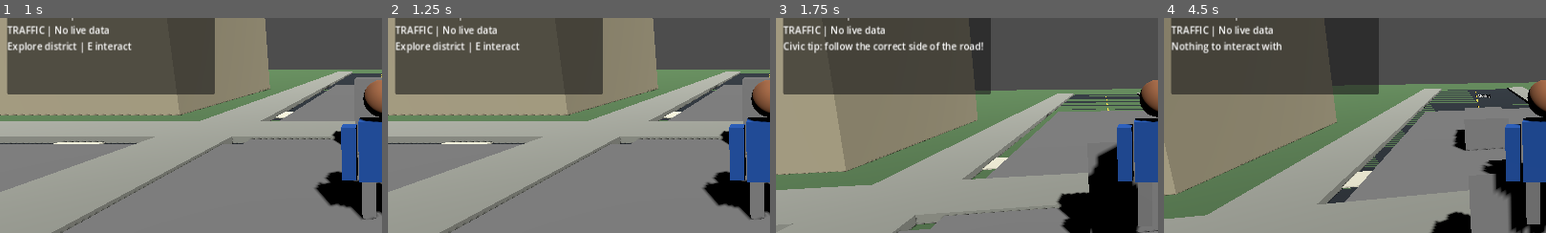
Above: before the commit, frames 1-4 (left to right).
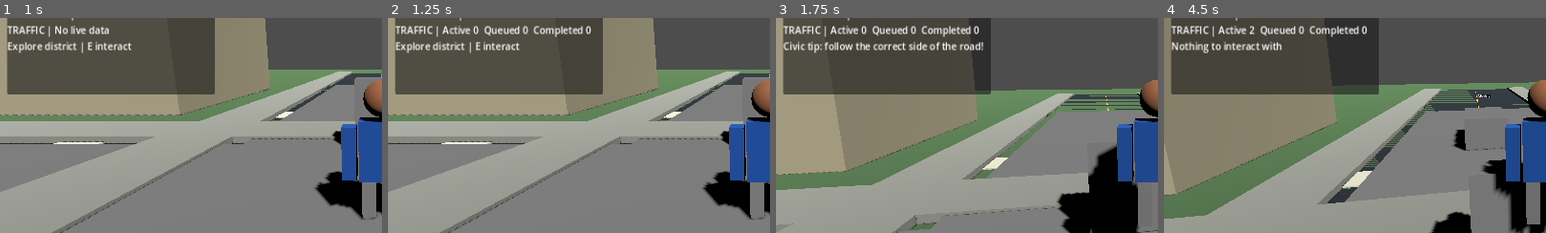
Above: after the commit, the same moments.

Repository: gauravprajapat-23/civic-chaos
Game: Godot game, scene res://scenes/core/menu.tscn
The game is run twice, just before and just after one commit, with the same random seed, the same clock (stepped at 60 frames per second) and the same inputs.
Inputs (mouse positions are % of the whole screen's width and height, from its top left):
- Up to frame 1 (1 s): click "Start Game" at 0.5 s
- Up to frame 2 (1.25 s): no input
- Up to frame 3 (1.75 s): tap Enter at 1.25 s; move the mouse to (55, 50) at 1.27 s; hold W (move_forward) from 1.28 s (still down); hold E (interact) from 1.28 s (still down); tap Space (jump) at 1.52 s
- Up to frame 4 (4.5 s): keep holding W (move_forward); move the mouse to (45, 50) at 2.02 s; release E (interact) at 2.03 s; tap Shift (sprint) at 2.1, 3.6 s; tap Space (jump) at 2.27, 3.77 s; move the mouse to (52, 48) at 2.77 s; hold E (interact) 2.78-3.53 s; move the mouse to (49, 52) at 3.52 s; move the mouse to (57, 51) at 4.27 s; hold E (interact) from 4.28 s (still down)
The pictures show only the part of the screen within x 0-50%, y 27-77%; the shares and areas given below are measured in that part.

Frame 1 is identical in both runs. In frame 2, 0.9% of the frame differs, in the area x 14-54%, y 3-9%; in frame 3, 1.0%; in frame 4, 1.0%.

Commit message:
feat(hud): feed live junction traffic metrics into city status display

Diff:
--- a/scripts/core/main.gd
+++ b/scripts/core/main.gd
@@ -11,6 +11,7 @@
 var graphics_lod: CivicGraphicsLOD
 var debug_overlay: CivicDebugOverlay
 var civic_hud: CivicStatusHUD
+var _traffic_display_elapsed: float = 0.0
 
 func _enter_tree() -> void:
     _bind_key("move_forward", KEY_W)
@@ -104,3 +105,16 @@
         var state := civic_hud.current_state()
         state["feedback"] = message
         civic_hud.render_state(state)
+
+func _process(delta: float) -> void:
+    _traffic_display_elapsed += delta
+    if _traffic_display_elapsed < 0.5 or civic_hud == null:
+        return
+    _traffic_display_elapsed = 0.0
+    var junction := get_node_or_null("FourWayJunction")
+    if junction == null or junction.traffic_spawner == null:
+        return
+    var metrics: Dictionary = junction.traffic_spawner.metrics()
+    var state: Dictionary = civic_hud.current_state()
+    state["traffic"] = metrics
+    civic_hud.render_state(state)
